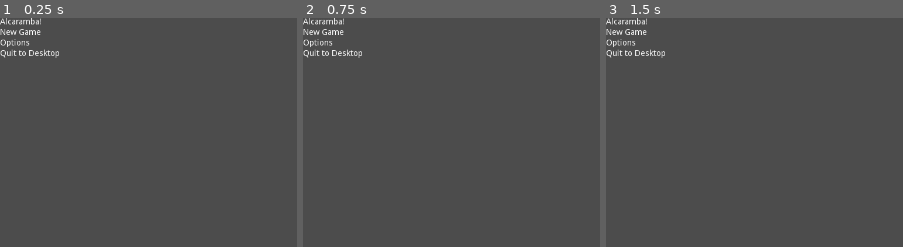
Above: before the commit, frames 1-3 (left to right).
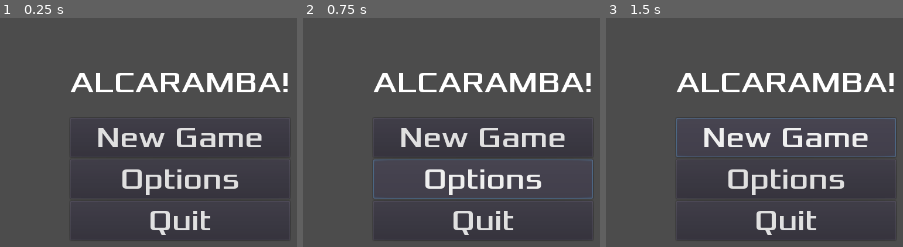
Above: after the commit, the same moments.

Repository: Structed/alcaramba
Game: Godot game, scene res://MainMenu/MainMenu.tscn
Two runs of this game, one before a commit and one after it. Both use one fixed random seed, a clock stepped at 60 frames per second and the inputs below. The project has no main scene, so this scene is started directly.
Inputs (mouse positions are in pixels of both pictures, inside the frame that each line leads up to):
- Up to frame 1 (0.25 s): no input
- Up to frame 2 (0.75 s): click (484, 178) at 0.5 s, where only the run after the commit has a clickable "Options"
- Up to frame 3 (1.5 s): click (787, 137) at 1.25 s, where only the run after the commit has a clickable "New Game"

The runs differ from the first frame. In frame 1, 8.3% of the frame differs, in the area x 0-97%, y 0-95%; in frame 2, 8.8%; in frame 3, 9.1%, in the area x 0-98%, y 0-95%.

Commit message:
Update MainMenu.tscn

Diff:
--- a/src/alcaramba/MainMenu/MainMenu.tscn
+++ b/src/alcaramba/MainMenu/MainMenu.tscn
@@ -1,55 +1,75 @@
-[gd_scene format=2]
+[gd_scene load_steps=2 format=2]
+
+[ext_resource path="res://assets/fonts/XoloniumFont.tres" type="DynamicFont" id=1]
 
 [node name="MarginContainer" type="MarginContainer"]
 anchor_right = 1.0
 anchor_bottom = 1.0
+custom_constants/margin_right = 120
+custom_constants/margin_top = 80
+custom_constants/margin_left = 120
+custom_constants/margin_bottom = 80
 __meta__ = {
 "_edit_use_anchors_": false
 }
 
 [node name="HBoxContainer" type="HBoxContainer" parent="."]
-margin_right = 1366.0
-margin_bottom = 768.0
+margin_left = 120.0
+margin_top = 80.0
+margin_right = 1246.0
+margin_bottom = 688.0
 
 [node name="VBoxContainer" type="VBoxContainer" parent="HBoxContainer"]
-margin_right = 102.0
-margin_bottom = 768.0
+margin_right = 375.0
+margin_bottom = 608.0
+custom_constants/separation = 30
+alignment = 1
 
-[node name="TitleLabel" type="Label" parent="HBoxContainer/VBoxContainer"]
-margin_right = 102.0
-margin_bottom = 14.0
+[node name="Title" type="Label" parent="HBoxContainer/VBoxContainer"]
+margin_right = 375.0
+margin_bottom = 61.0
+custom_fonts/font = ExtResource( 1 )
 text = "Alcaramba!"
+uppercase = true
 
-[node name="NewGameLabel" type="Label" parent="HBoxContainer/VBoxContainer"]
-margin_top = 18.0
-margin_right = 102.0
-margin_bottom = 32.0
+[node name="MenuOptions" type="VBoxContainer" parent="HBoxContainer/VBoxContainer"]
+margin_top = 91.0
+margin_right = 375.0
+margin_bottom = 608.0
+size_flags_vertical = 3
+
+[node name="NewGame" type="Button" parent="HBoxContainer/VBoxContainer/MenuOptions"]
+margin_right = 375.0
+margin_bottom = 67.0
+custom_fonts/font = ExtResource( 1 )
 text = "New Game"
 
-[node name="OptionsLabel" type="Label" parent="HBoxContainer/VBoxContainer"]
-margin_top = 36.0
-margin_right = 102.0
-margin_bottom = 50.0
+[node name="Options" type="Button" parent="HBoxContainer/VBoxContainer/MenuOptions"]
+margin_top = 71.0
+margin_right = 375.0
+margin_bottom = 138.0
+custom_fonts/font = ExtResource( 1 )
 text = "Options"
 
-[node name="QuitLabel" type="Label" parent="HBoxContainer/VBoxContainer"]
-margin_top = 54.0
-margin_right = 102.0
-margin_bottom = 68.0
-text = "Quit to Desktop"
+[node name="Quit" type="Button" parent="HBoxContainer/VBoxContainer/MenuOptions"]
+margin_top = 142.0
+margin_right = 375.0
+margin_bottom = 209.0
+custom_fonts/font = ExtResource( 1 )
+text = "Quit"
 
 [node name="CenterContainer" type="CenterContainer" parent="HBoxContainer"]
-margin_left = 106.0
-margin_right = 1366.0
-margin_bottom = 768.0
+margin_left = 379.0
+margin_right = 1126.0
+margin_bottom = 608.0
 size_flags_horizontal = 3
 size_flags_vertical = 3
 
 [node name="NewRichTextLabel" type="RichTextLabel" parent="HBoxContainer/CenterContainer"]
-margin_left = 630.0
-margin_top = 384.0
-margin_right = 630.0
-margin_bottom = 384.0
+margin_left = 373.0
+margin_top = 304.0
+margin_right = 373.0
+margin_bottom = 304.0
 bbcode_enabled = true
 bbcode_text = "adasda[b]Bold[/b]"
 text = "adasdaBold"
